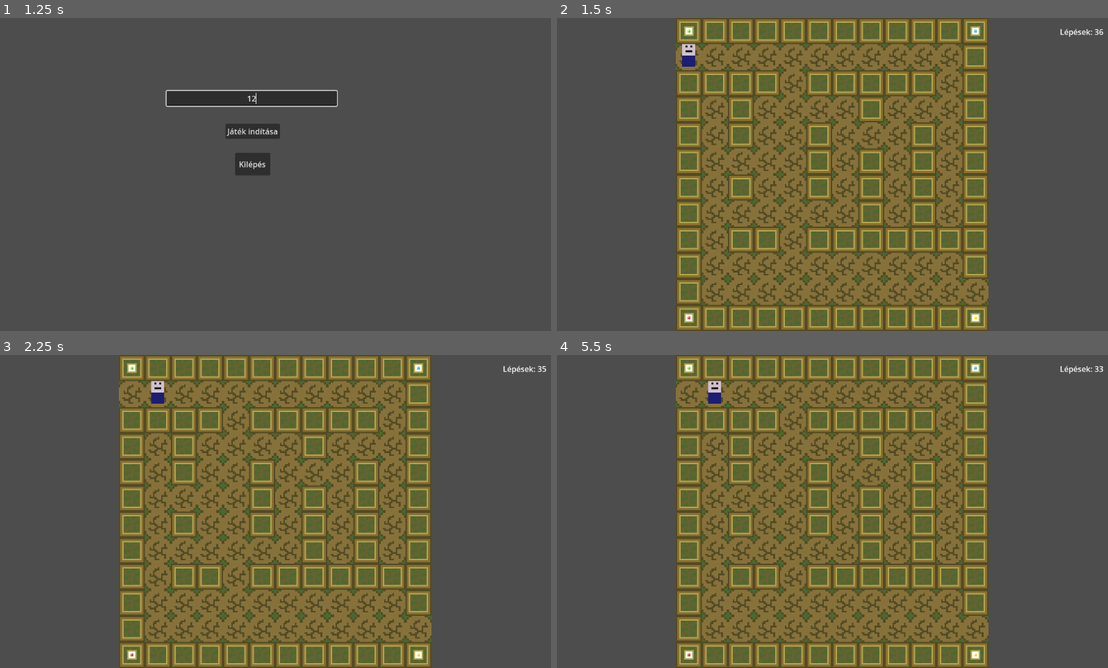
Above: before the commit, frames 1-4 (two rows, left to right).
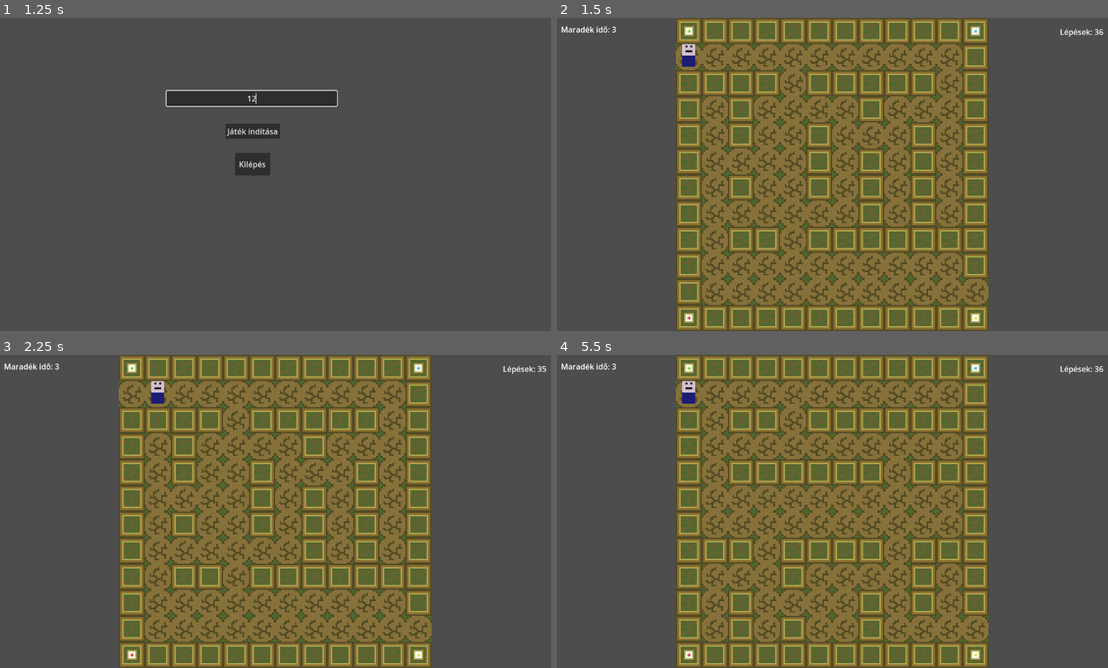
Above: after the commit, the same moments.

Repository: szabatoro/SmartMaze
Game: Godot game, scene res://menu.tscn
The game is run twice, just before and just after one commit, with the same random seed, the same clock (stepped at 60 frames per second) and the same inputs.
Inputs (mouse positions are in pixels of both pictures, inside the frame that each line leads up to):
- Up to frame 1 (1.25 s): click (253, 99) at 0.52 s; type "12" at 0.6 s
- Up to frame 2 (1.5 s): click "Játék indítása" at 1.25 s
- Up to frame 3 (2.25 s): tap Enter at 2 s; hold Right (right) from 2.03 s (still down)
- Up to frame 4 (5.5 s): tap Space at 2.75, 5 s; release Right (right) at 2.78 s; hold Down (down) 2.78-3.53 s; hold Right (right) 3.53-4.28 s; tap Enter at 4.25 s; hold Up (up) 4.28-5.03 s; hold Left (left) from 5.03 s (still down)

Frame 1 is identical in both runs. In frame 2, 0.1% of the frame differs, in the area x 0-11%, y 2-5%; in frame 3, 0.1%; in frame 4, 9.3%, in the area x 0-100%, y 2-92%.

Commit message:
kezdetleges timer

Diff:
--- a/SmartMaze/game.tscn
+++ b/SmartMaze/game.tscn
@@ -1,10 +1,11 @@
-[gd_scene load_steps=6 format=3 uid="uid://ns6o51gahc2n"]
+[gd_scene load_steps=7 format=3 uid="uid://ns6o51gahc2n"]
 
 [ext_resource type="PackedScene" uid="uid://b0jp7ff1hohqa" path="res://map.tscn" id="1_aqp5q"]
 [ext_resource type="Script" path="res://gamescripts/game.gd" id="1_d1m56"]
 [ext_resource type="PackedScene" uid="uid://cl0xgmev7ykwe" path="res://player.tscn" id="3_c8qds"]
 [ext_resource type="Script" path="res://gamescripts/Camera2D.gd" id="3_t3d7b"]
 [ext_resource type="Script" path="res://gamescripts/Stepcounter.gd" id="5_i4rt5"]
+[ext_resource type="Script" path="res://gamescripts/Mapcounter.gd" id="6_bfyhh"]
 
 [node name="Game" type="Node2D" node_paths=PackedStringArray("tilemap")]
 script = ExtResource("1_d1m56")
@@ -12,7 +13,6 @@
 
 [node name="Map" parent="." instance=ExtResource("1_aqp5q")]
 position = Vector2(0.00012207, 6.10352e-05)
-scale = Vector2(1, 1)
 
 [node name="Camera2D" type="Camera2D" parent="." node_paths=PackedStringArray("tilemap")]
 script = ExtResource("3_t3d7b")
@@ -30,3 +30,17 @@
 offset_bottom = 40.0
 text = "Lépések: 0"
 script = ExtResource("5_i4rt5")
+
+[node name="Mapcounter" type="Label" parent="CanvasLayer"]
+offset_left = 14.0
+offset_top = 12.0
+offset_right = 103.0
+offset_bottom = 35.0
+text = "Maradék idő: "
+script = ExtResource("6_bfyhh")
+
+[node name="Timer" type="Timer" parent="."]
+wait_time = 3.0
+autostart = true
+
+[connection signal="timeout" from="Timer" to="CanvasLayer/Mapcounter" method="_on_timer_timeout"]
--- /dev/null
+++ b/SmartMaze/gamescripts/Mapcounter.gd
@@ -0,0 +1,11 @@
+extends Label
+
+
+# Called when the node enters the scene tree for the first time.
+func _ready():
+	pass # Replace with function body.
+
+
+# Called every frame. 'delta' is the elapsed time since the previous frame.
+func _process(delta):
+	self.text = "Maradék idő: " + str(ceil(get_parent().get_parent().get_child(-1).time_left))
--- a/SmartMaze/gamescripts/game.gd
+++ b/SmartMaze/gamescripts/game.gd
@@ -24,6 +24,9 @@
 	if steps == 0:
 		steps = start_steps
 		get_tree().reload_current_scene()
+	if $Timer.time_left < 1:
+		steps = start_steps
+		get_tree().reload_current_scene()
 	# Ha a játékos eléri a célt, a pálya végetér, új pálya indul (erősen félkész)
 	if $Player.global_position == tilemap.map_to_local(tilemap.get_used_cells_by_id(0,-1,Vector2i(1,1),-1).back()):
 		# a következő menetben a játék 4 egységgel lesz nagyobb
